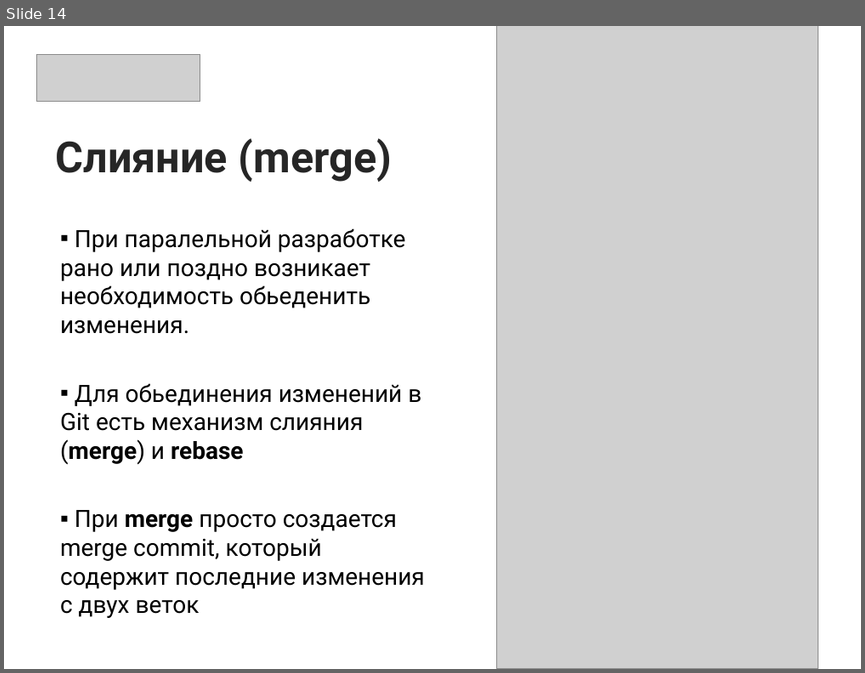
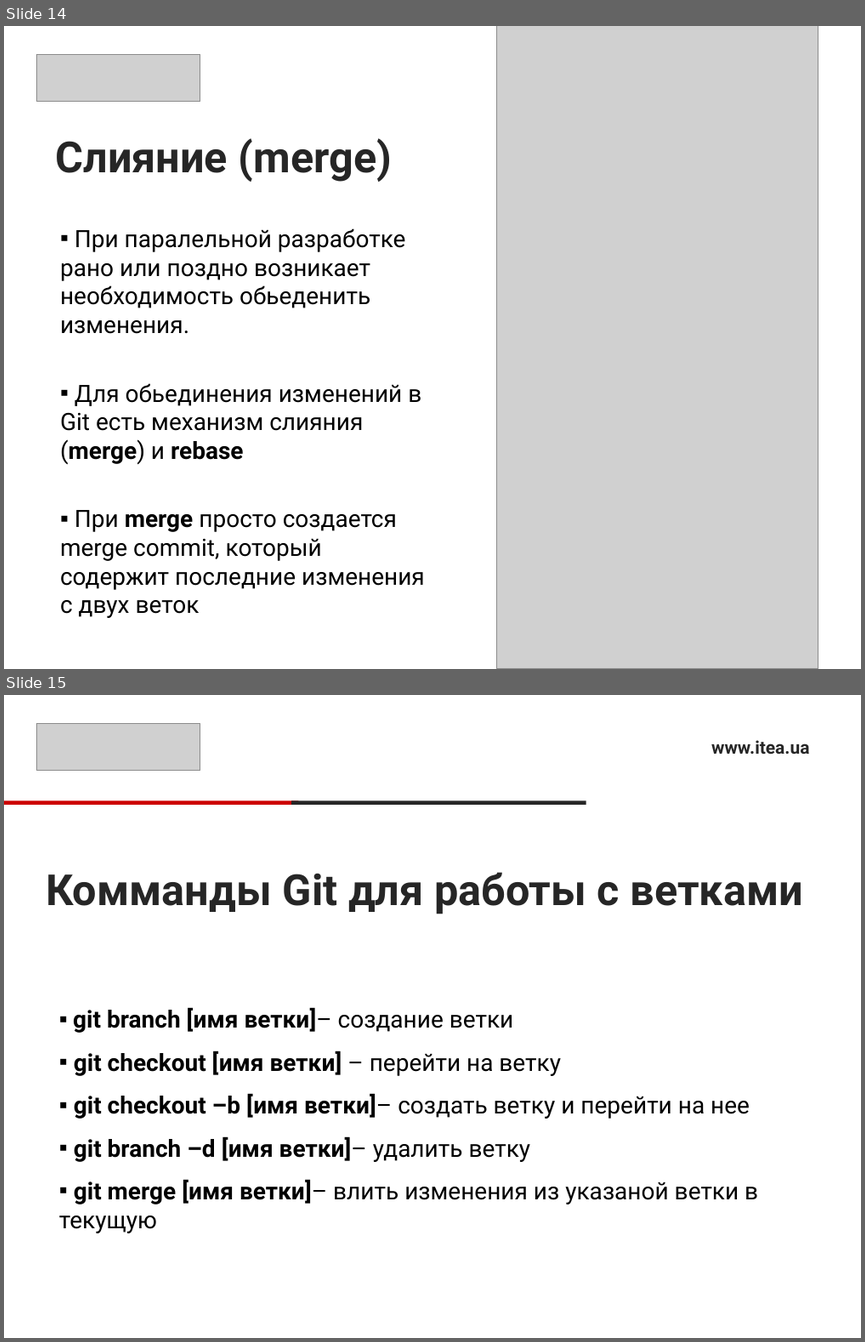
Before and after one commit to RusyaOne/CSharpAdvanced---19.01.2021, a slide deck: 3.VersionControl/VersionControl.pptx. Shown one above the other, each under a label of ours: slide 14 before the commit, slides 14 and 15 after it. The pictures are 865x673 and 865x1342 pixels, drawn with LibreOffice and Linux fonts; fonts in the diff are those of the drawing; grey boxes stand for pictures. Boxes give left, top, right and bottom in pixels: in the first picture for what was removed or moved away, otherwise in the second. Text is boxed around its words. In the diff, an @@ line names an element or a change of style, - is before the commit and + after.

```diff
--- a/3.VersionControl/VersionControl.pptx
+++ b/3.VersionControl/VersionControl.pptx
@@ slide 15 added at (x1=4, y1=695, x2=861, y2=1338), background #FFFFFF @@
@@ picture added at (x1=37, y1=723, x2=200, y2=771) @@
@@ text added at (x1=711, y1=740, x2=809, y2=754), 15 pt, text #262626, bold @@
+www.itea.ua
@@ rectangle added at (x1=4, y1=800, x2=299, y2=805), fill #CC0000 @@
@@ rectangle added at (x1=291, y1=800, x2=585, y2=805), fill #262626 @@
@@ title added at (x1=46, y1=872, x2=803, y2=914), 36 pt, text #262626, bold @@
+Комманды Git для работы с ветками
@@ text added at (x1=59, y1=1007, x2=758, y2=1233), 20 pt, text #000000 @@
+▪ git branch [имя ветки]– создание ветки
+▪ git checkout [имя ветки] – перейти на ветку
+▪ git checkout –b [имя ветки]– создать ветку и перейти на нее
+▪ git branch –d [имя ветки]– удалить ветку
+▪ git merge [имя ветки]– влить изменения из указаной ветки в текущую
```
Also in this commit, not shown: 2 slides changed.
